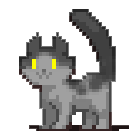
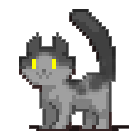
Two versions of the same layered image (134x131). Layer-by-layer changes:
painted on "Layer 2" over [71, 111, 129, 131]
